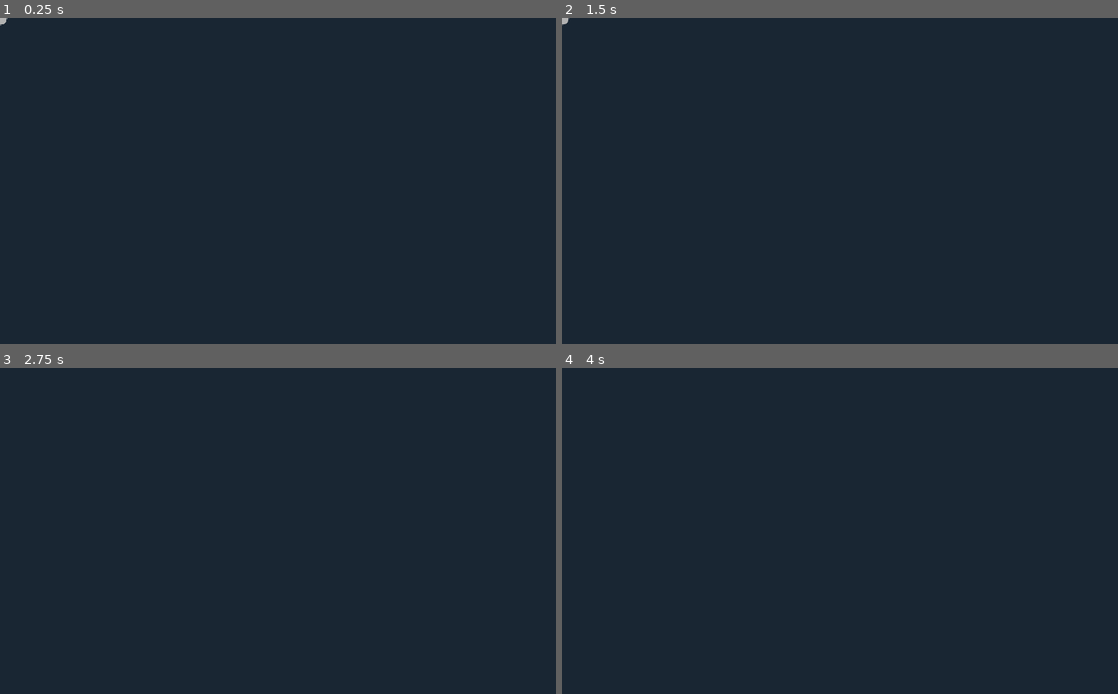
Above: before the commit, frames 1-4 (two rows, left to right).
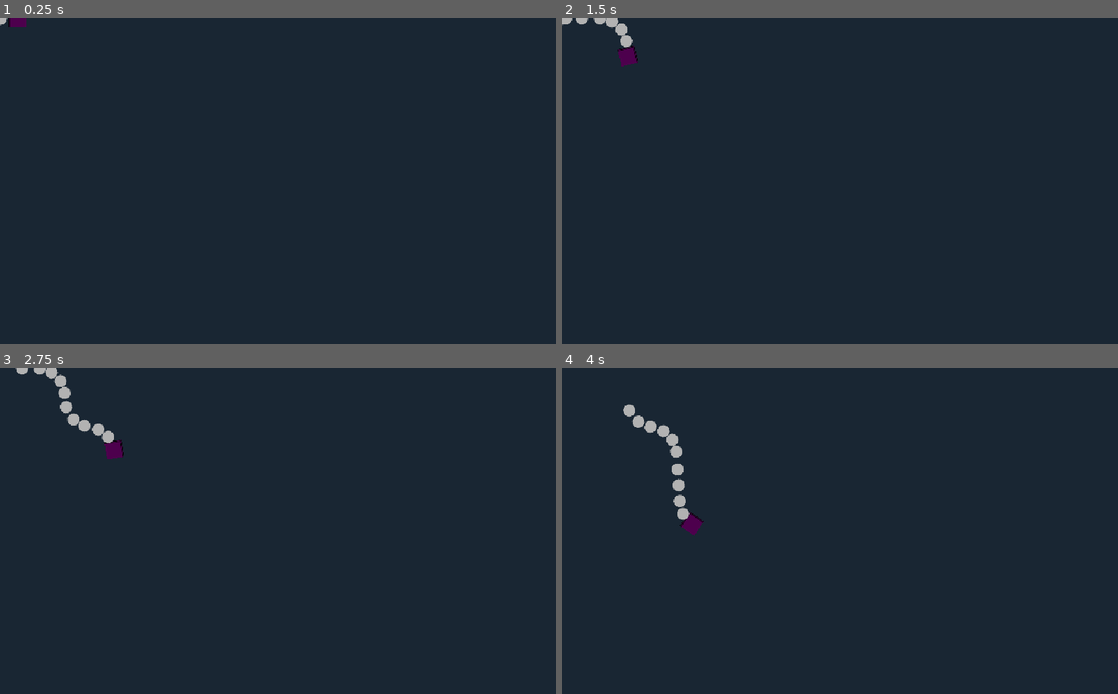
Above: after the commit, the same moments.

Repository: josephhagancreative/rotasnake
Game: Godot game, scene res://Snake.tscn
The game is run twice, just before and just after one commit, with the same random seed, the same clock (stepped at 60 frames per second) and the same inputs.
Inputs:
- Up to frame 1 (0.25 s): no input
- Up to frame 2 (1.5 s): tap Enter (ui_accept) at 0.5, 0.77 s; hold Right (ui_right) 0.53-1.28 s; hold Left (ui_left) from 1.28 s (still down)
- Up to frame 3 (2.75 s): tap Enter (ui_accept) at 1.52 s; release Left (ui_left) at 2.03 s; hold Right (ui_right) from 2.03 s (still down)
- Up to frame 4 (4 s): release Right (ui_right) at 2.78 s; hold Up (ui_up) 2.78-3.53 s; tap Enter (ui_accept) at 3.02, 3.77 s; hold Left (ui_left) from 3.53 s (still down)

The runs differ from the first frame. In frame 1, less than 0.1% of the frame differs, in the area x 1-5%, y 0-3%; in frame 2, 0.4%; in frame 3, 0.8%; in frame 4, 0.8%, in the area x 11-26%, y 11-52%.

Commit message:
update controls

Diff:
--- a/SnakeStartPoint.gd
+++ b/SnakeStartPoint.gd
@@ -63,5 +63,7 @@
 	return global_position
 
 func get_facing_direction() -> Vector2:
-	print("SnakeStartPoint.get_facing_direction() returning: ", facing_direction.normalized())
-	return facing_direction.normalized()
+	# Apply the node's rotation to the facing direction
+	var rotated_direction = facing_direction.rotated(rotation)
+	print("SnakeStartPoint.get_facing_direction() - facing_direction: ", facing_direction, ", rotation: ", rotation, ", rotated: ", rotated_direction.normalized())
+	return rotated_direction.normalized()
--- a/snake.gd
+++ b/snake.gd
@@ -13,21 +13,20 @@
 
 # State management
 enum State { MOVING, ROTATING, TRANSITIONING }
-var current_state = State.ROTATING
+var current_state = State.MOVING
 var facing_direction = Vector2.ZERO  # The direction the snake is visually facing
 var rotation_angle = 0.0
 var rotation_center = Vector2.ZERO
 var initial_setup_done = false  # Flag to prevent _ready from overriding custom setup
 
-# Rotation direction control
+# Movement mode cycling
+enum MovementMode { COUNTER_CLOCKWISE, CLOCKWISE, FORWARD }
+var current_movement_mode = MovementMode.CLOCKWISE
 var rotation_direction = 1.0  # 1.0 for clockwise, -1.0 for counter-clockwise
 var target_rotation_direction = 1.0  # The direction we're transitioning to
 var transition_timer = 0.0
 var transition_duration = 0.1  # 0.1 second to transition between directions (nearly instant)
 
-# Input buffering for most recent input priority
-var input_queue = []
-var max_input_queue_size = 4
 
 # Tail management
 var tail_segments = []
@@ -56,6 +55,7 @@
 	# Initialize rotation direction variables
 	rotation_direction = 1.0  # Start clockwise
 	target_rotation_direction = 1.0
+	current_movement_mode = MovementMode.FORWARD  # Start with forward movement
 
 	# Only do default setup if set_initial_facing_direction wasn't called
 	if not initial_setup_done:
@@ -113,9 +113,6 @@
 	# Update tail positions
 	update_tail_positions()
 
-	# Check for input to switch states
-	check_input()
-
 func handle_movement(delta):
 	# Move in the current facing direction (keep facing_direction UNCHANGED during movement)
 	velocity = facing_direction * MOVE_SPEED
@@ -198,51 +195,58 @@
 		rotation_angle = atan2(global_position.y - rotation_center.y, global_position.x - rotation_center.x)
 
 func _input(event):
-	# Left key: set rotation to counter-clockwise
+	# Left key: counter-clockwise rotation
 	if event.is_action_pressed("ui_left"):
-		if target_rotation_direction != -1.0:  # Only transition if direction changed
-			# Only start transition if we're in ROTATING state
-			if current_state == State.ROTATING:
+		current_movement_mode = MovementMode.COUNTER_CLOCKWISE
+		apply_movement_mode()
+
+	# Right key: clockwise rotation
+	elif event.is_action_pressed("ui_right"):
+		current_movement_mode = MovementMode.CLOCKWISE
+		apply_movement_mode()
+
+	# Forward key (up): forward movement
+	elif event.is_action_pressed("ui_up"):
+		current_movement_mode = MovementMode.FORWARD
+		apply_movement_mode()
+
+func apply_movement_mode():
+	match current_movement_mode:
+		MovementMode.COUNTER_CLOCKWISE:
+			# Set counter-clockwise rotation
+			if current_state == State.MOVING:
+				# If moving, switch to rotating and set direction
+				current_state = State.ROTATING
+				setup_rotation_from_movement(-1.0)
+			elif rotation_direction != -1.0:
+				# If already rotating, transition to counter-clockwise
 				start_rotation_transition(-1.0)
-			else:
-				# If we're moving, just set the target direction for later
-				target_rotation_direction = -1.0
-		add_to_input_queue("ui_left")
-
-	# Right key: set rotation to clockwise
-	elif event.is_action_pressed("ui_right"):
-		if target_rotation_direction != 1.0:  # Only transition if direction changed
-			# Only start transition if we're in ROTATING state
-			if current_state == State.ROTATING:
+
+		MovementMode.CLOCKWISE:
+			# Set clockwise rotation
+			if current_state == State.MOVING:
+				# If moving, switch to rotating and set direction
+				current_state = State.ROTATING
+				setup_rotation_from_movement(1.0)
+			elif rotation_direction != 1.0:
+				# If already rotating, transition to clockwise
 				start_rotation_transition(1.0)
-			else:
-				# If we're moving, just set the target direction for later
-				target_rotation_direction = 1.0
-		add_to_input_queue("ui_right")
-
-	# Forward key (up): move forward in current facing direction
-	elif event.is_action_pressed("ui_up"):
-		add_to_input_queue("ui_up")
-
-	# Remove released keys from queue
-	if event.is_action_released("ui_up"):
-		remove_from_input_queue("ui_up")
-	elif event.is_action_released("ui_left"):
-		remove_from_input_queue("ui_left")
-	elif event.is_action_released("ui_right"):
-		remove_from_input_queue("ui_right")
-
-func add_to_input_queue(action: String):
-	# Remove if already in queue (move to front)
-	input_queue.erase(action)
-	# Add to front (most recent)
-	input_queue.push_front(action)
-	# Limit queue size
-	if input_queue.size() > max_input_queue_size:
-		input_queue.pop_back()
-
-func remove_from_input_queue(action: String):
-	input_queue.erase(action)
+
+		MovementMode.FORWARD:
+			# Switch to forward movement
+			if current_state == State.ROTATING or current_state == State.TRANSITIONING:
+				current_state = State.MOVING
+
+func setup_rotation_from_movement(new_direction: float):
+	# Set up rotation state when switching from movement to rotation
+	rotation_direction = new_direction
+	target_rotation_direction = new_direction
+
+	# Calculate rotation center from current position and facing direction
+	var perpendicular = Vector2(-facing_direction.y, facing_direction.x) * rotation_direction
+	rotation_center = global_position + perpendicular * ROTATION_RADIUS
+	rotation_angle = atan2(global_position.y - rotation_center.y, global_position.x - rotation_center.x)
+
 
 func start_rotation_transition(new_direction: float):
 	# Start a smooth transition to a new rotation direction
@@ -270,50 +274,6 @@
 	# Update rotation angle to match current position on new circle
 	rotation_angle = atan2(global_position.y - rotation_center.y, global_position.x - rotation_center.x)
 
-func get_priority_input_action() -> String:
-	# Return most recent input that's still held
-	for action in input_queue:
-		if Input.is_action_pressed(action):
-			return action
-	return ""
-
-func check_input():
-	# Get the current priority input
-	var current_input = get_priority_input_action()
-
-	# Forward key (up): switch to moving state
-	if current_input == "ui_up":
-		if current_state == State.ROTATING:
-			# Switch to moving in the direction we're currently facing
-			current_state = State.MOVING
-		elif current_state == State.TRANSITIONING:
-			# Switch to moving state to pause transition
-			current_state = State.MOVING
-
-	# Left/Right keys: handle rotation direction changes
-	elif current_input == "ui_left" or current_input == "ui_right":
-		# Don't switch to rotating if we're moving forward - just set the rotation direction
-		# This allows changing rotation direction while moving without affecting current movement
-		pass  # Rotation direction is already handled in _input()
-
-	# No input: switch to rotating state from moving
-	elif current_input == "":
-		if current_state == State.MOVING:
-			# Switch to rotating state, use target rotation direction if it was changed while moving
-			rotation_direction = target_rotation_direction
-			current_state = State.ROTATING
-
-			# COMPLETELY FRESH rotation setup - ignore any previous rotation_angle
-			# The facing direction should remain exactly as it was during movement
-			# Calculate where the rotation center should be so that we continue smoothly
-			var perpendicular = Vector2(-facing_direction.y, facing_direction.x) * rotation_direction
-			rotation_center = global_position + perpendicular * ROTATION_RADIUS
-
-			# Calculate the angle for this position on the new circle
-			rotation_angle = atan2(global_position.y - rotation_center.y, global_position.x - rotation_center.x)
-
-
-		# If rotating or transitioning, continue in current state
 
 func get_current_state():
 	return current_state
Not shown: 1 places in levels/Level1.tscn that only renumber resources
Not shown: 1 places in levels/Level2.tscn that only renumber resources
Not shown: 1 places in levels/Level3.tscn that only renumber resources
